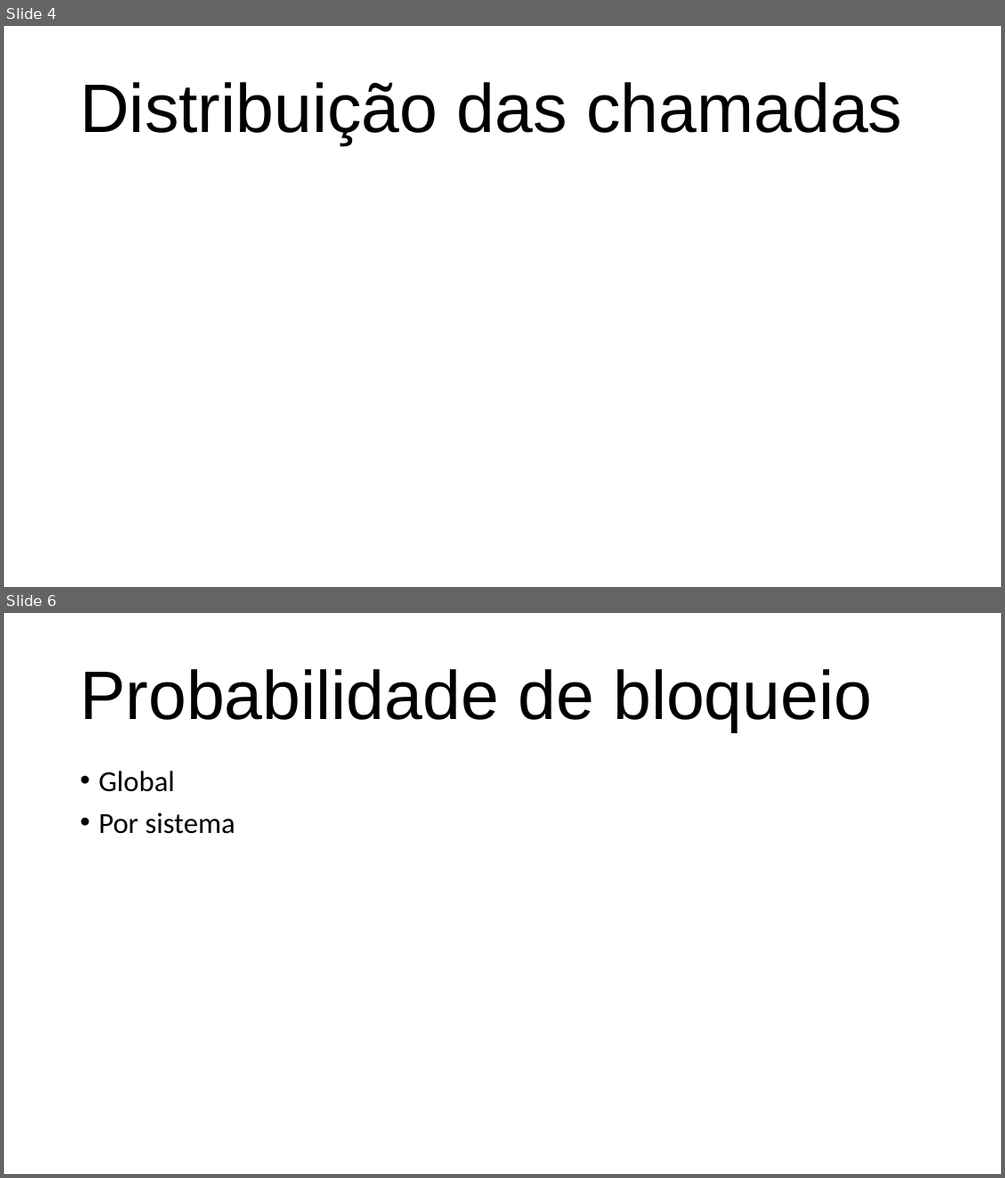
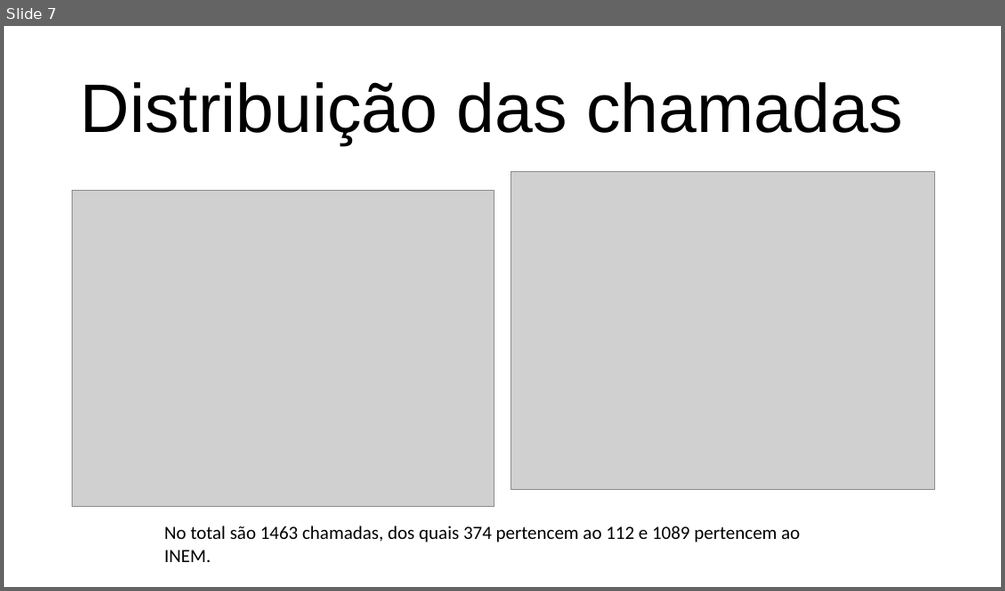
Before and after one commit to DiogoSoares1997/ST-1819I, a slide deck: ST.pptx. Shown one above the other, each under a label of ours: slides 4 and 6 before the commit, slide 7 after it; the slides between them are not shown. The pictures are 1005x1178 and 1005x591 pixels, drawn with LibreOffice and Linux fonts; fonts in the diff are those of the drawing; grey boxes stand for pictures. Boxes give left, top, right and bottom in pixels: in the first picture for what was removed or moved away, otherwise in the second. Text is boxed around its words. In the diff, an @@ line names an element or a change of style, - is before the commit and + after.

```diff
--- a/ST.pptx
+++ b/ST.pptx
@@ slide 6 removed at (4,613,1001,1174), background #FFFFFF @@
@@ title removed at (80,669,872,732) @@
-Probabilidade de bloqueio
@@ text removed at (98,771,235,834) @@
-• Global
-• Por sistema
@@ what was slide 4 is now slide 7 @@
@@ slide 7 changed as well @@
@@ picture added at (511,172,935,490) @@
@@ picture added at (72,190,494,506) @@
@@ text added at (164,525,800,562), 18 pt, text #000000 @@
+No total são 1463 chamadas, dos quais 374 pertencem ao 112 e 1089 pertencem ao INEM.
```
Also in this commit, not shown: 6 other slides changed, 6 slides added, 6 other slides removed, 15 other files.
